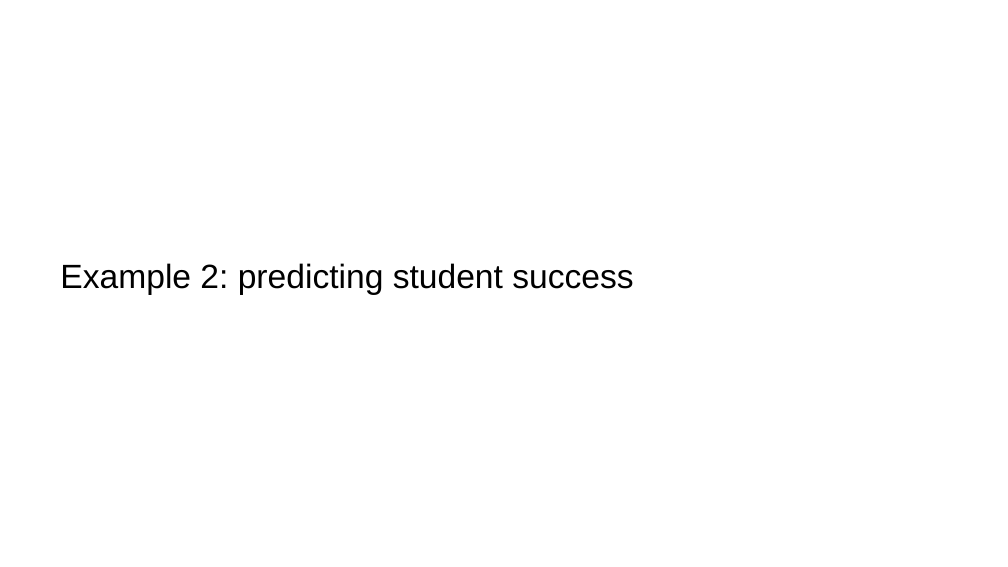
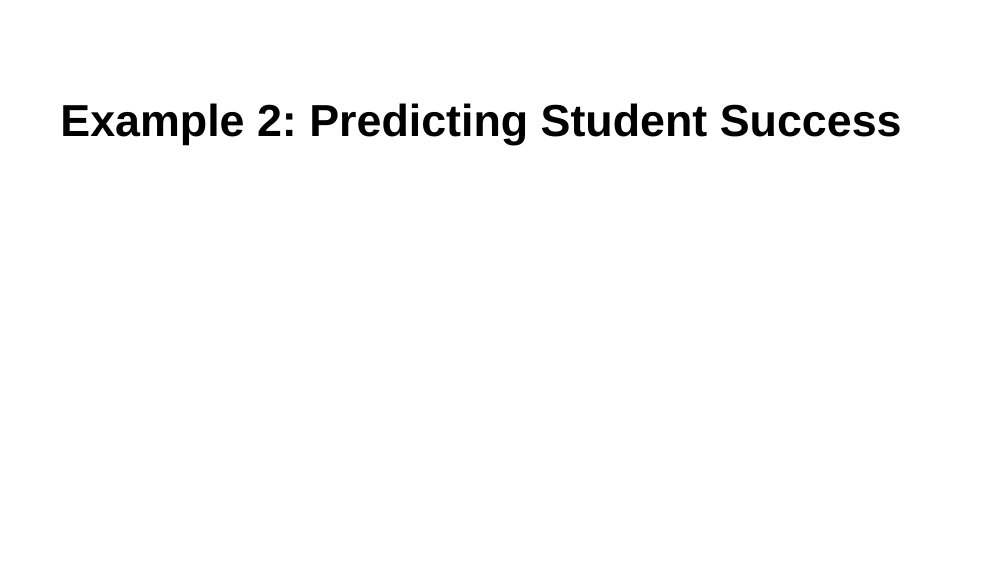
Before and after one commit to krisawilson/knn-workshop-spr25, a slide deck: slide 61 of k-nearest-neighbors.pptx (slide 56 before the commit). Drawn at 1008x567 pixels with LibreOffice and Linux fonts; fonts in the diff are those of the drawing; background and template pictures are left out. Boxes give left, top, right and bottom in pixels: in the first picture for what was removed or moved away, otherwise in the second. Text is boxed around its words. In the diff, an @@ line names an element or a change of style, - is before the commit and + after.

```diff
--- a/k-nearest-neighbors.pptx
+++ b/k-nearest-neighbors.pptx
@@ title "Example 2: Predicting Student Success" at [60,103,902,145]: vertical alignment top to middle @@
@@ title at [60,103,902,145]: text changed; size 24 to 32 pt; bold on @@
-Example 2: predicting student success
+Example 2: Predicting Student Success
```
Also in this commit, not shown: 6 other slides changed, 10 slides added, 5 slides removed, 1 other file.
